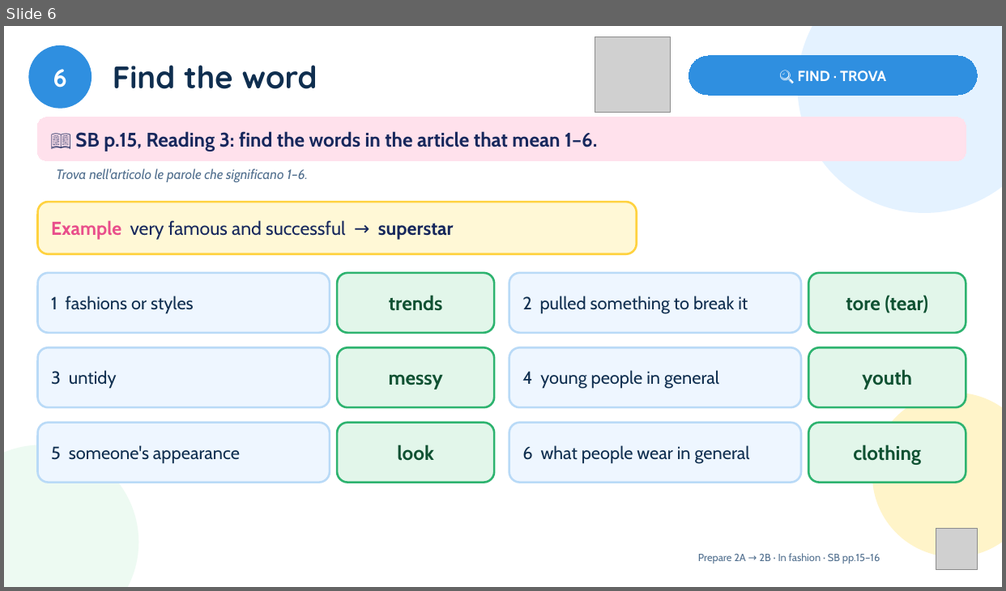
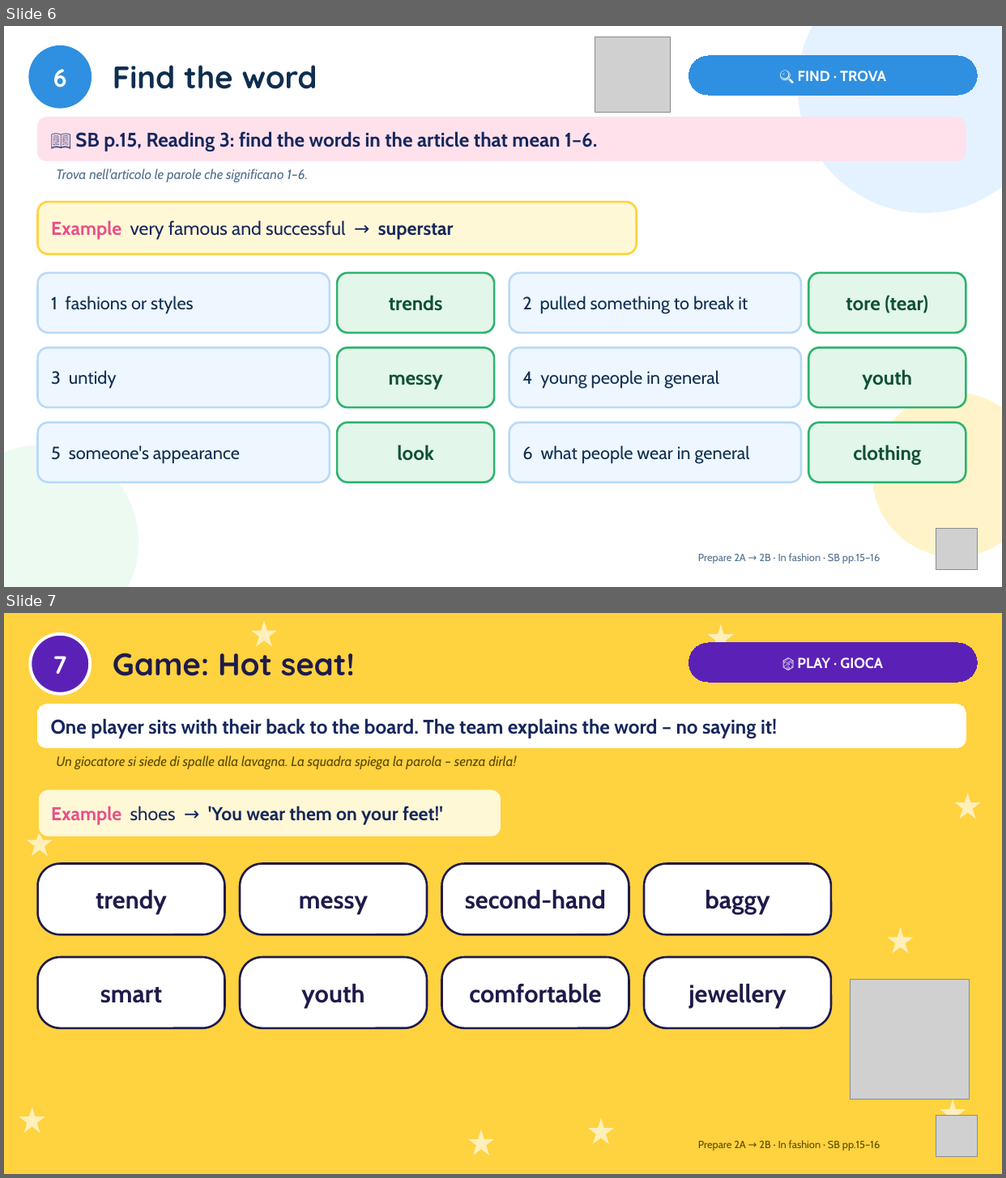
Before and after one commit to londonlanguageschool/Bagheria-, a slide deck: materials/PREP/PREP_2A-2B_In_fashion_then_and_now.pptx. Shown one above the other, each under a label of ours: slide 6 before the commit, slides 6 and 7 after it. The pictures are 1006x591 and 1006x1178 pixels, drawn with LibreOffice and Linux fonts; fonts in the diff are those of the drawing; grey boxes stand for pictures. Boxes give left, top, right and bottom in pixels: in the first picture for what was removed or moved away, otherwise in the second. Text is boxed around its words. In the diff, an @@ line names an element or a change of style, - is before the commit and + after.

```diff
--- a/materials/PREP/PREP_2A-2B_In_fashion_then_and_now.pptx
+++ b/materials/PREP/PREP_2A-2B_In_fashion_then_and_now.pptx
@@ slide 7 added at [4,613,1002,1174], background #FFD23F @@
@@ ellipse added at [30,634,90,694], fill #5B21B6, outline #FFFFFF 3 pt, 24 pt, text #FFFFFF, bold @@
+7
@@ star added at [251,620,277,647], fill #FFFFFF at 65% opacity @@
@@ star added at [708,624,734,650], fill #FFFFFF at 65% opacity @@
@@ text added at [113,643,355,676], 30 pt, text #1E1B4B, bold @@
+Game: Hot seat!
@@ rounded rectangle added at [689,643,978,682], fill #5B21B6, outline #5B21B6 0.75 pt, 14 pt, text #FFFFFF, bold @@
+🎲 PLAY · GIOCA
@@ rounded rectangle added at [38,705,966,747], fill #FFFFFF, outline #FFFFFF 0.75 pt, 19 pt, text #16275C, bold @@
+One player sits with their back to the board. The team explains the word – no saying it!
@@ text added at [56,756,516,769], 13 pt, text #5B4A00, italic @@
+Un giocatore si siede di spalle alla lavagna. La squadra spiega la parola – senza dirla!
@@ rounded rectangle added at [38,789,502,837], fill #FFF8D6, outline #FFD23F 2 pt, 18 pt, text #16275C, bold @@
+Example shoes → 'You wear them on your feet!'
@@ star added at [955,793,981,819], fill #FFFFFF at 65% opacity @@
@@ star added at [27,830,53,856], fill #FFFFFF at 65% opacity @@
@@ rounded rectangle added at [38,864,225,935], fill #FFFFFF, outline #1E1B4B 2 pt, 24 pt, text #1E1B4B, bold @@
+trendy
@@ rounded rectangle added at [240,864,427,935], fill #FFFFFF, outline #1E1B4B 2 pt, 24 pt, text #1E1B4B, bold @@
+messy
@@ rounded rectangle added at [442,864,629,935], fill #FFFFFF, outline #1E1B4B 2 pt, 24 pt, text #1E1B4B, bold @@
+second-hand
@@ rounded rectangle added at [644,864,831,935], fill #FFFFFF, outline #1E1B4B 2 pt, 24 pt, text #1E1B4B, bold @@
+baggy
@@ star added at [888,927,914,954], fill #FFFFFF at 65% opacity @@
@@ rounded rectangle added at [38,957,225,1029], fill #FFFFFF, outline #1E1B4B 2 pt, 24 pt, text #1E1B4B, bold @@
+smart
@@ rounded rectangle added at [240,957,427,1029], fill #FFFFFF, outline #1E1B4B 2 pt, 24 pt, text #1E1B4B, bold @@
+youth
@@ rounded rectangle added at [442,957,629,1029], fill #FFFFFF, outline #1E1B4B 2 pt, 24 pt, text #1E1B4B, bold @@
+comfortable
@@ rounded rectangle added at [644,957,831,1029], fill #FFFFFF, outline #1E1B4B 2 pt, 24 pt, text #1E1B4B, bold @@
+jewellery
@@ picture added at [850,980,970,1100] @@
@@ star added at [19,1107,45,1133], fill #FFFFFF at 65% opacity @@
@@ star added at [588,1118,614,1144], fill #FFFFFF at 65% opacity @@
@@ picture added at [936,1116,978,1157] @@
@@ star added at [940,1100,966,1126], fill #FFFFFF at 65% opacity @@
@@ star added at [468,1130,494,1156], fill #FFFFFF at 65% opacity @@
@@ text added at [698,1140,880,1151], 10 pt, text #5B4A00 @@
+Prepare 2A → 2B · In fashion · SB pp.15–16
```
Also in this commit, not shown: 10 slides changed, 19 other files.
